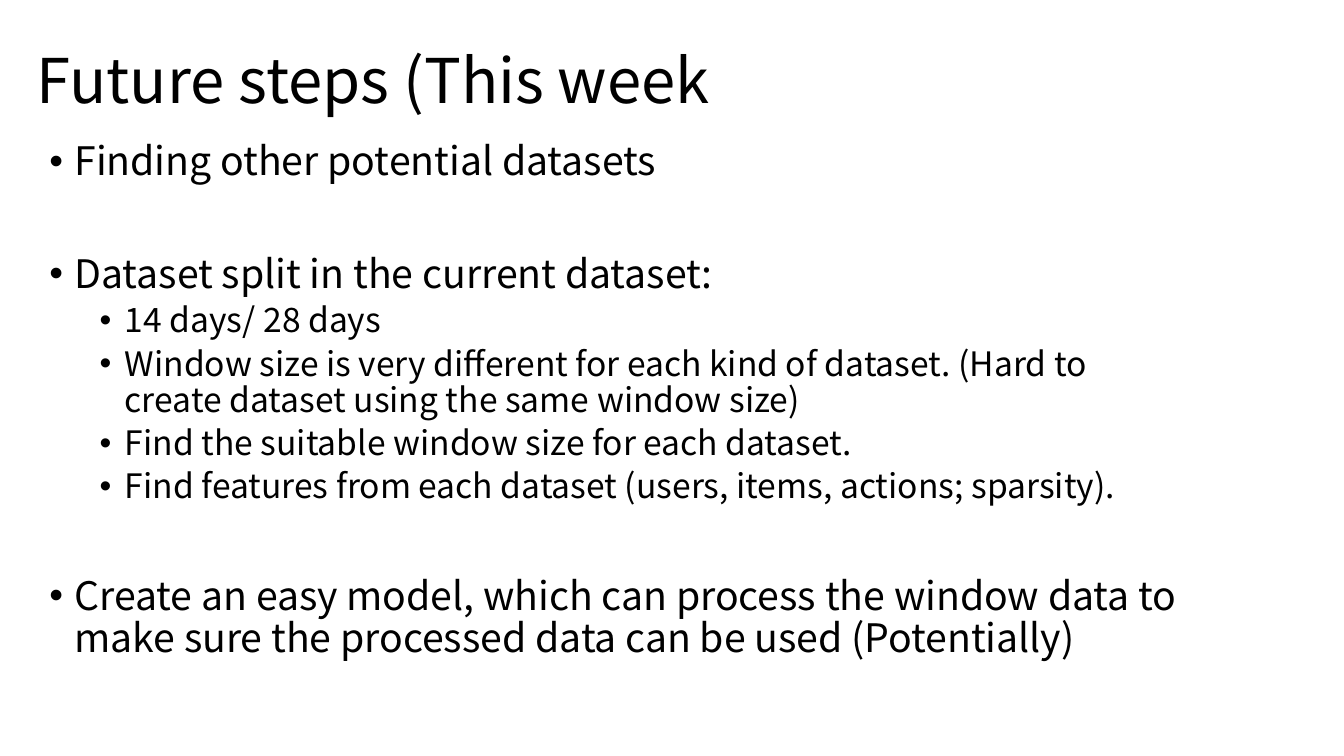
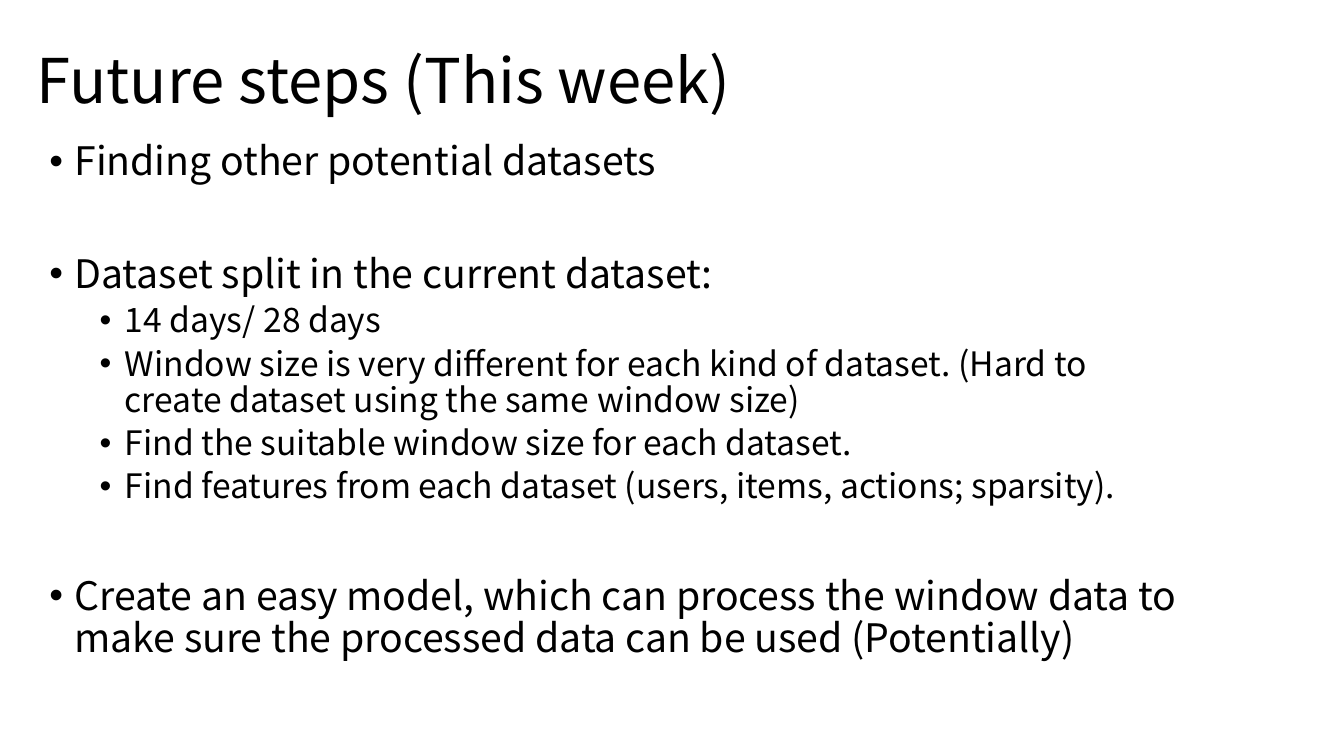
Before and after one commit to YunlongLin0125/Recommender-System, a slide deck: slide 5 of week1/Dissertation_1.pptx. Drawn at 1344x756 pixels with LibreOffice and Linux fonts; fonts in the diff are those of the drawing. Boxes give left, top, right and bottom in pixels: in the first picture for what was removed or moved away, otherwise in the second. Text is boxed around its words. In the diff, an @@ line names an element or a change of style, - is before the commit and + after.

```diff
--- a/week1/Dissertation_1.pptx
+++ b/week1/Dissertation_1.pptx
@@ title at <box>36,53,730,117</box>: text changed @@
-Future steps (This week
+Future steps (This week)
```
Also in this commit, not shown: 1 other slide changed, 5 other files.
